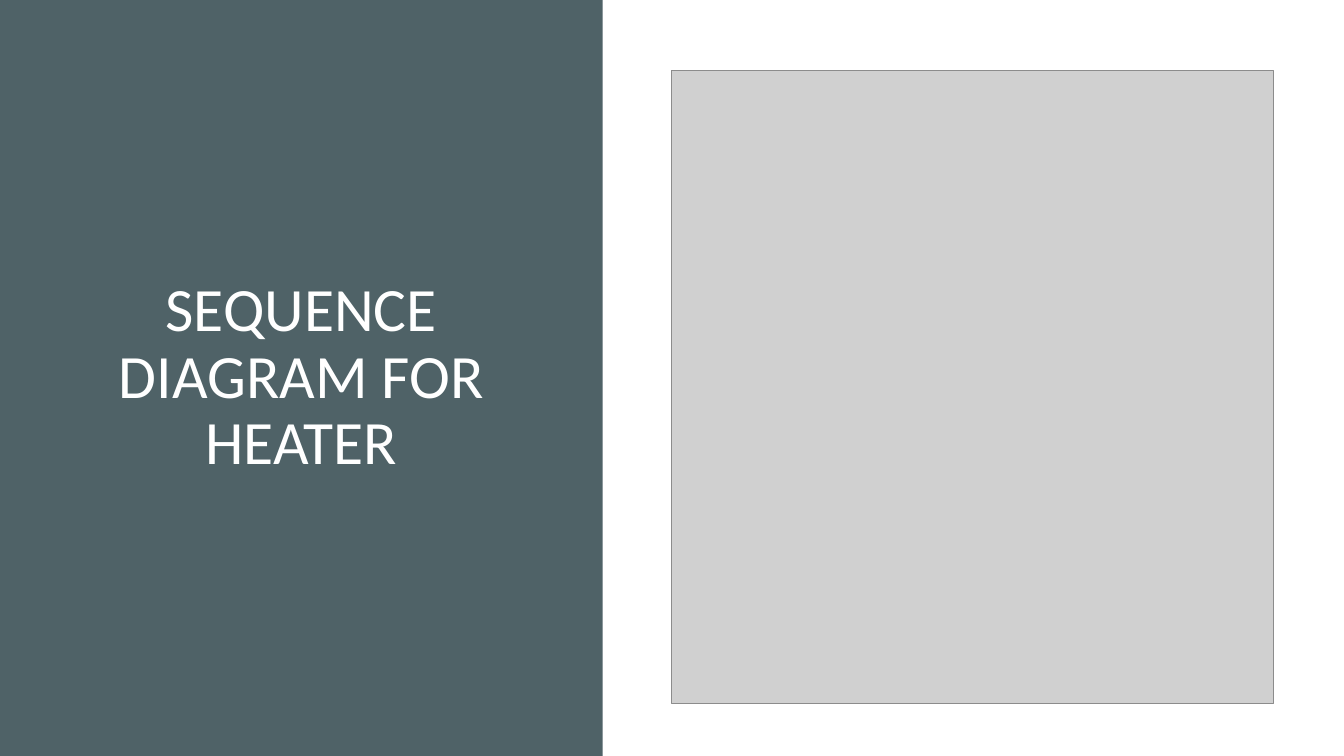
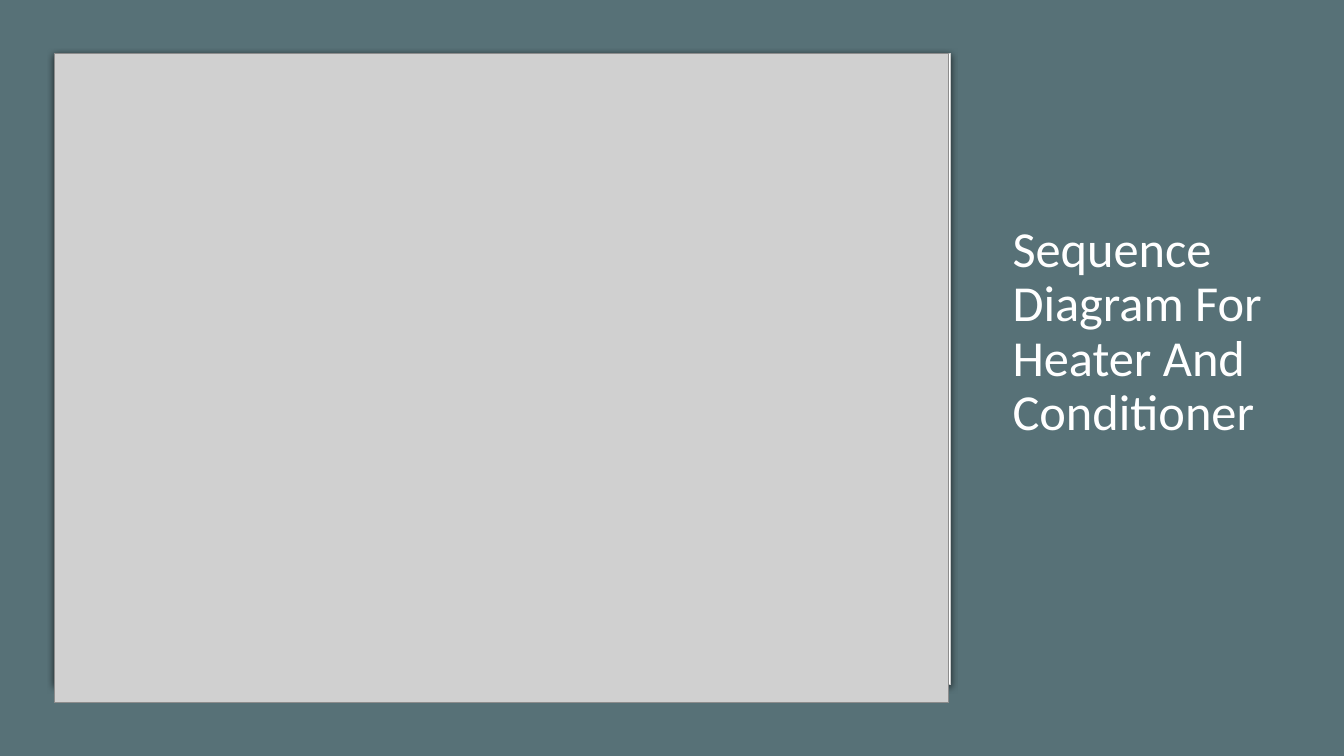
Before and after one commit to Microcontroller-Team-1/winter20-21, a slide deck: slide 5 of Project_Week_7&8/Precise Analysis.pptx (slide 6 before the commit). Drawn at 1344x756 pixels with LibreOffice and Linux fonts; fonts in the diff are those of the drawing; grey boxes stand for pictures. Boxes give left, top, right and bottom in pixels: in the first picture for what was removed or moved away, otherwise in the second. Text is boxed around its words. In the diff, an @@ line names an element or a change of style, - is before the commit and + after.

```diff
--- a/Project_Week_7&8/Precise Analysis.pptx
+++ b/Project_Week_7&8/Precise Analysis.pptx
@@ background #FFFFFF to #E7E6E6 @@
@@ rectangle removed at box(0, 0, 603, 756) @@
@@ rectangle added at box(0, 0, 1344, 756), fill #577177 @@
@@ rounded rectangle added at box(54, 53, 951, 685), fill #FFFFFF, outline #C8CACA 0.75 pt @@
@@ picture added at box(54, 53, 950, 703) @@
@@ picture removed at box(673, 71, 1274, 704) @@
@@ title at box(1013, 234, 1262, 431): text changed; size 44 to 36 pt @@
-SEQUENCE DIAGRAM FOR HEATER
+Sequence Diagram For Heater And Conditioner
```
Also in this commit, not shown: 1 other slide changed, 1 slide removed.
